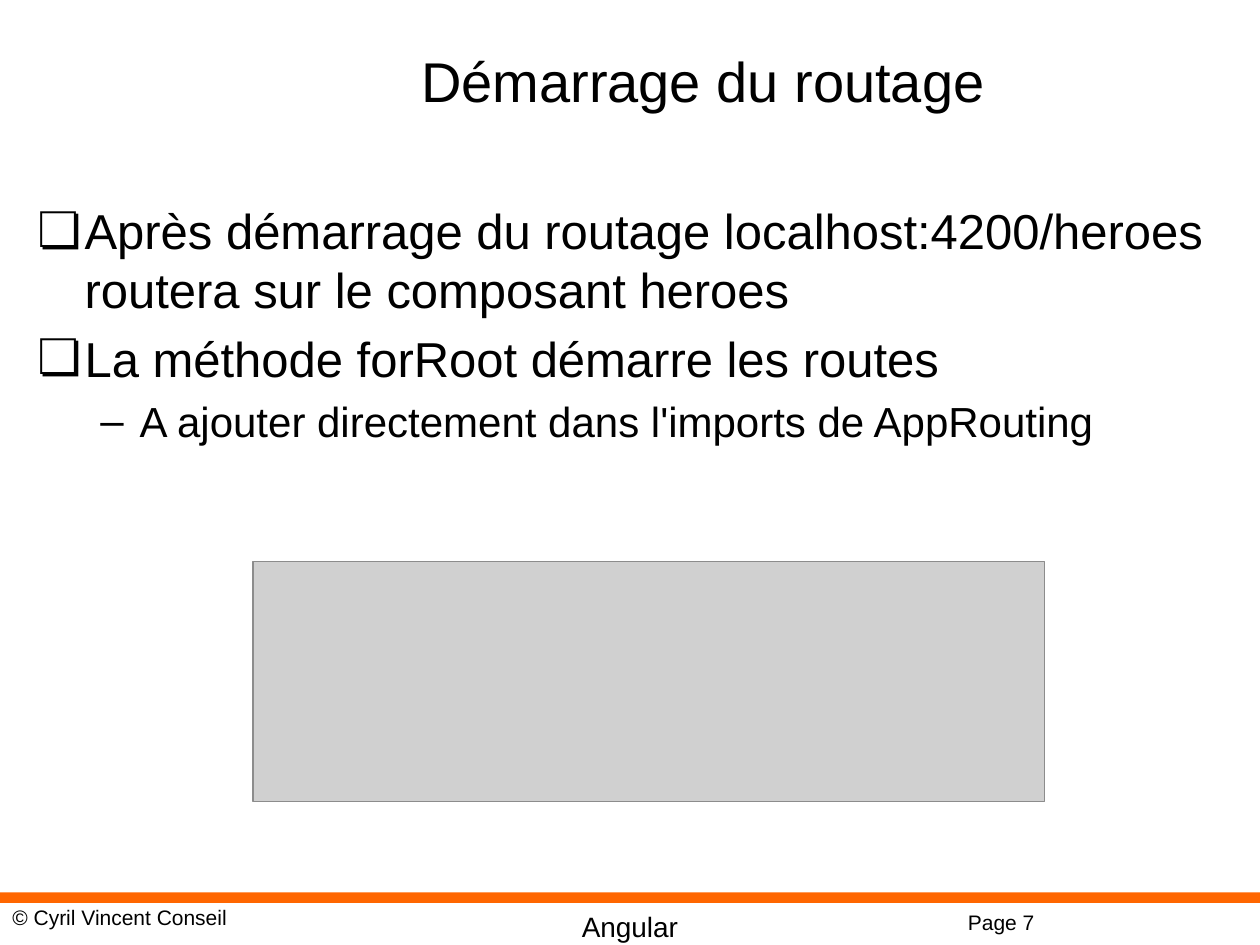
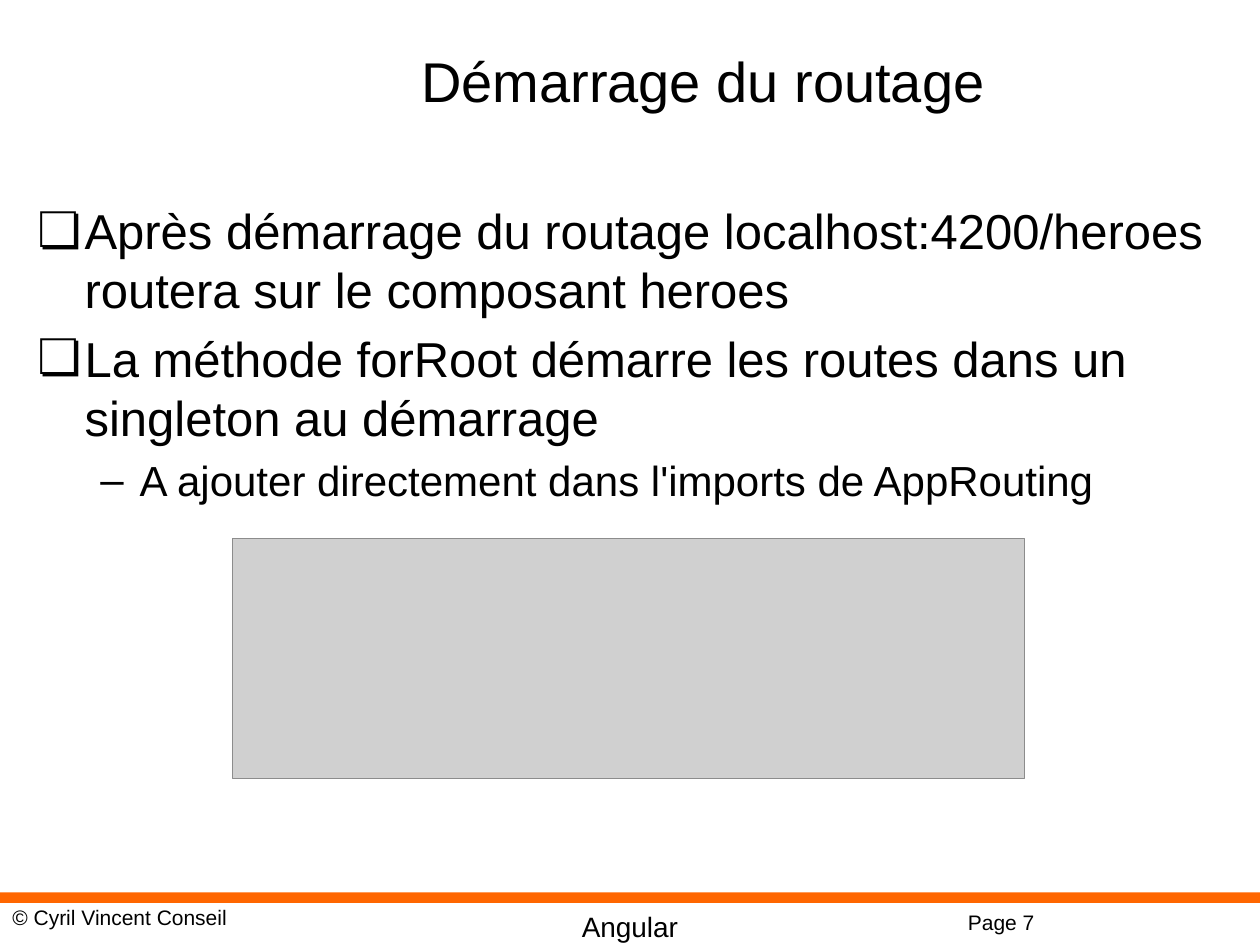
Before and after one commit to cyrilvincent/angular, a slide deck: slide 7 of PPT/Angular15-Routing.pptx. Drawn at 1260x945 pixels with LibreOffice and Linux fonts; fonts in the diff are those of the drawing; grey boxes stand for pictures; background and template pictures are left out. Boxes give left, top, right and bottom in pixels: in the first picture for what was removed or moved away, otherwise in the second. Text is boxed around its words. In the diff, an @@ line names an element or a change of style, - is before the commit and + after.

```diff
--- a/PPT/Angular15-Routing.pptx
+++ b/PPT/Angular15-Routing.pptx
@@ text at <box>85,341,1126,446</box>: text changed @@
-❏ La méthode forRoot démarre les routes
+❏ La méthode forRoot démarre les routes dans un singleton au démarrage
@@ picture: place and size @@
-picture at <box>253,562,1045,801</box>
+picture at <box>233,539,1024,779</box>
```
Also in this commit, not shown: 2 slides added, 3 other files.
